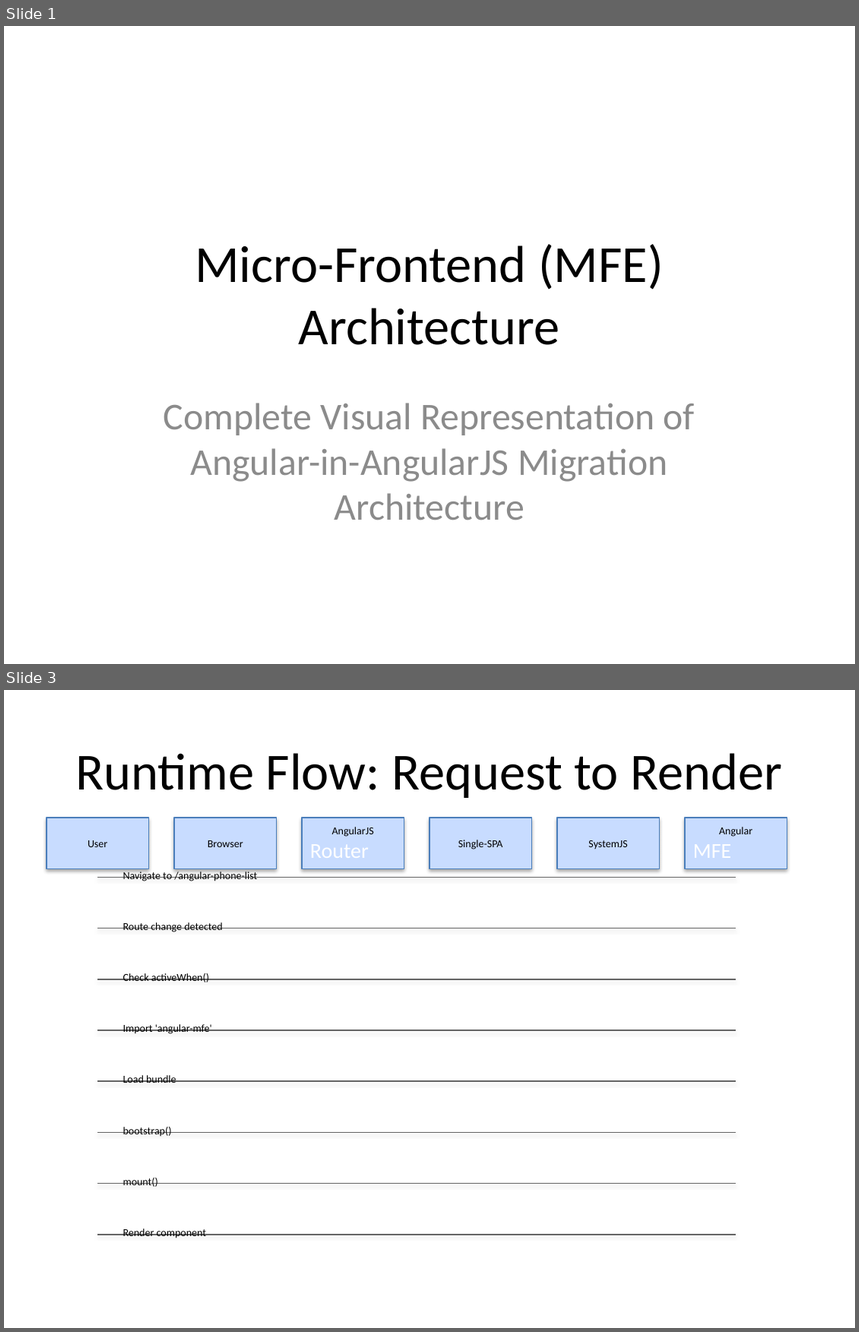
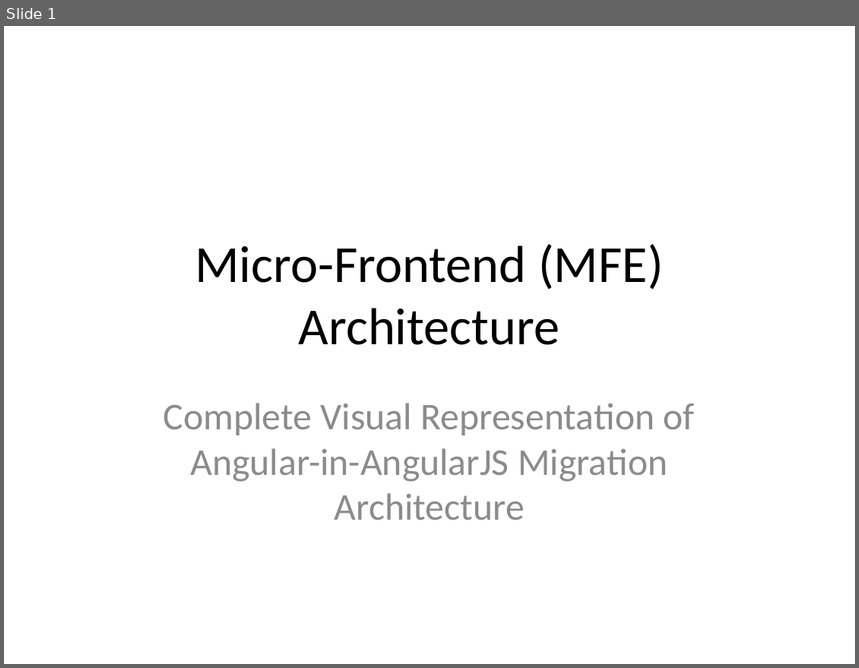
Before and after one commit to mainul-islam-faruqi/migration-from-Angularjs-to-angular, a slide deck: MFE_Architecture_Diagram.pptx. Shown one above the other, each under a label of ours: slides 1 and 3 before the commit, slide 1 after it; the slides between them are not shown. The pictures are 859x1332 and 859x668 pixels, drawn with LibreOffice and Linux fonts; fonts in the diff are those of the drawing. Boxes give left, top, right and bottom in pixels: in the first picture for what was removed or moved away, otherwise in the second. Text is boxed around its words. In the diff, an @@ line names an element or a change of style, - is before the commit and + after.

```diff
--- a/MFE_Architecture_Diagram.pptx
+++ b/MFE_Architecture_Diagram.pptx
@@ slide 3 removed at bbox=[4, 690, 855, 1328], background #FFFFFF @@
@@ title removed at bbox=[75, 753, 782, 798] @@
-Runtime Flow: Request to Render
@@ rectangle removed at bbox=[47, 818, 148, 869] @@
-User
@@ rectangle removed at bbox=[174, 818, 276, 869] @@
-Browser
@@ rectangle removed at bbox=[302, 818, 404, 869] @@
-AngularJS
-Router
@@ rectangle removed at bbox=[430, 818, 531, 869] @@
-Single-SPA
@@ rectangle removed at bbox=[557, 818, 659, 869] @@
-SystemJS
@@ rectangle removed at bbox=[685, 818, 787, 869] @@
-Angular
-MFE
@@ text removed at bbox=[123, 870, 257, 882] @@
-Navigate to /angular-phone-list
@@ line removed from (97, 877) to (736, 877) @@
@@ line removed from (97, 929) to (736, 929) @@
@@ text removed at bbox=[123, 923, 223, 932] @@
-Route change detected
@@ line removed from (97, 980) to (736, 980) @@
@@ text removed at bbox=[123, 973, 209, 983] @@
-Check activeWhen()
@@ line removed from (97, 1030) to (736, 1030) @@
@@ text removed at bbox=[123, 1024, 212, 1034] @@
-Import 'angular-mfe'
@@ text removed at bbox=[123, 1075, 177, 1083] @@
-Load bundle
@@ line removed from (97, 1081) to (736, 1081) @@
@@ line removed from (97, 1132) to (736, 1132) @@
@@ text removed at bbox=[123, 1127, 172, 1137] @@
-bootstrap()
@@ line removed from (97, 1184) to (736, 1184) @@
@@ text removed at bbox=[123, 1178, 158, 1187] @@
-mount()
@@ line removed from (97, 1235) to (736, 1235) @@
@@ text removed at bbox=[123, 1229, 206, 1239] @@
-Render component
```
Also in this commit, not shown: 13 slides added, 11 other slides removed, 7 other files.
